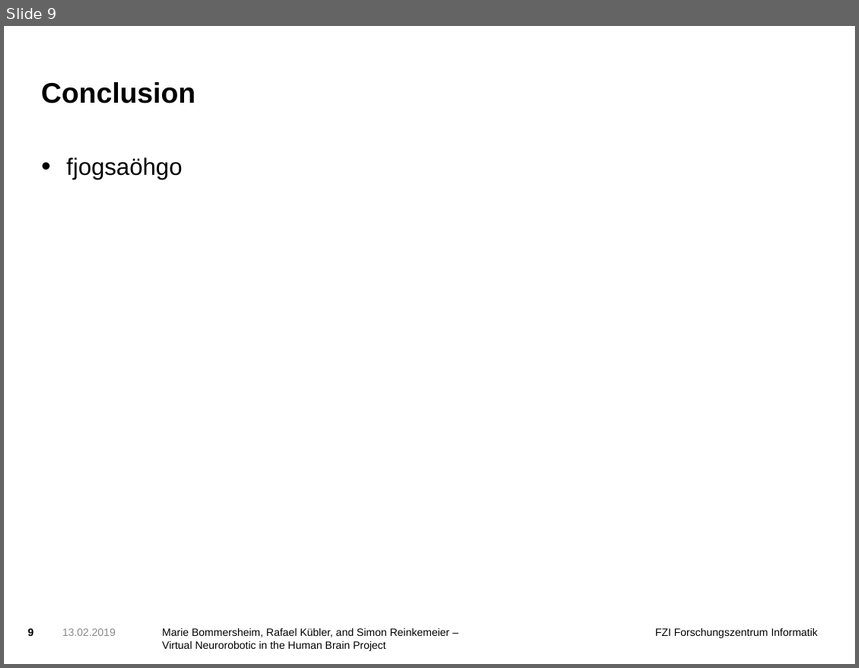
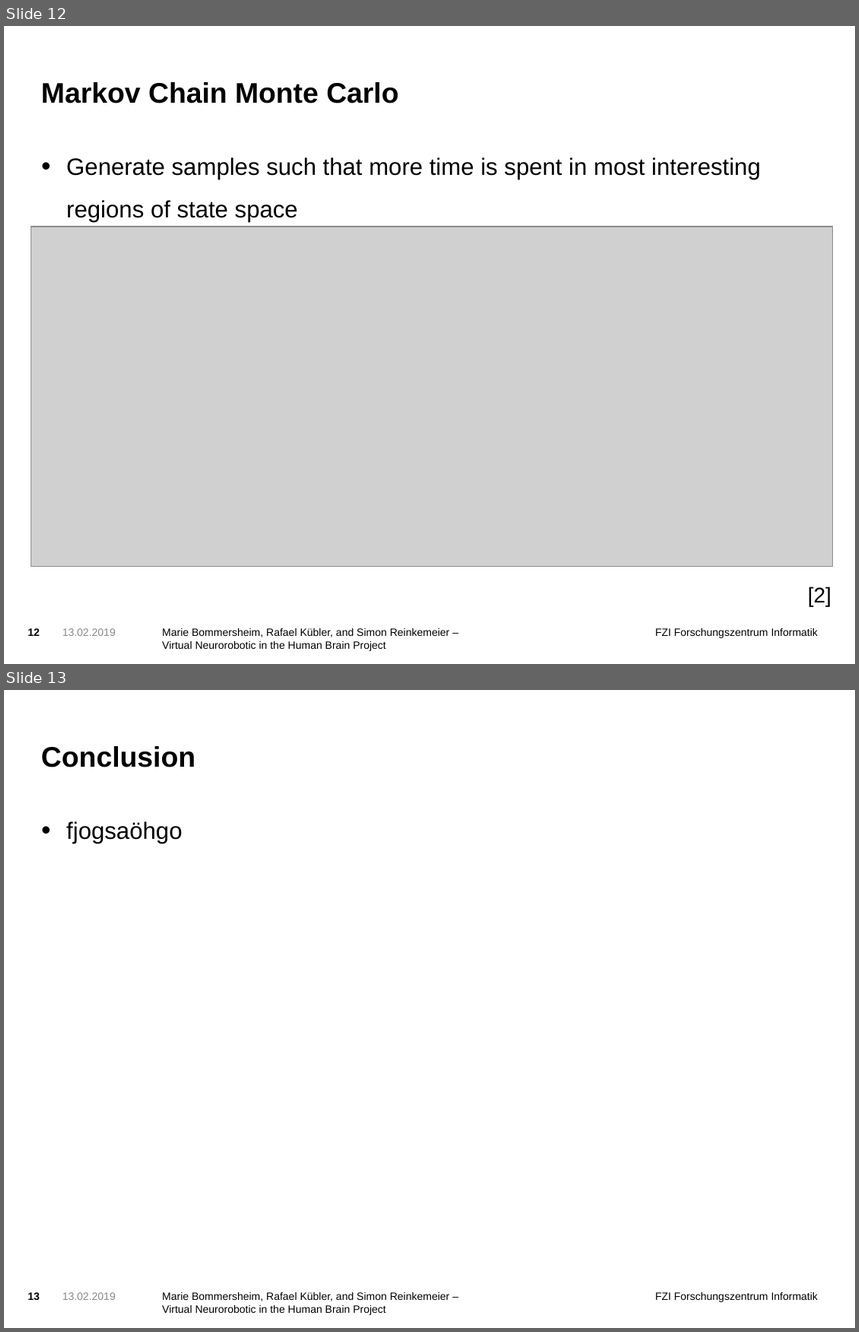
Before and after one commit to simonre/hbpprak_2018_throwing, a slide deck: Präsentation.odp. Shown one above the other, each under a label of ours: slide 9 before the commit, slides 12 and 13 after it. The pictures are 859x668 and 859x1332 pixels, drawn with LibreOffice and Linux fonts; fonts in the diff are those of the drawing; grey boxes stand for pictures; background and template pictures are left out. Boxes give left, top, right and bottom in pixels: in the first picture for what was removed or moved away, otherwise in the second. Text is boxed around its words. In the diff, an @@ line names an element or a change of style, - is before the commit and + after.

```diff
--- a/Präsentation.odp
+++ b/Präsentation.odp
@@ slide 12 added at <box>4,26,855,664</box>, background picture (left out); not listed: 2 template elements that a slide beside it also shows @@
@@ title added at <box>41,82,398,104</box>, 24 pt, text #000000, bold @@
+Markov Chain Monte Carlo
@@ text added at <box>66,157,761,223</box>, 20 pt, text #000000 @@
+• Generate samples such that more time is spent in most interesting regions of state space
@@ picture added at <box>31,227,832,567</box> @@
@@ text added at <box>808,587,832,607</box>, 18 pt, text #000000 @@
+[2]
@@ page number added at <box>28,629,40,636</box>, 9 pt, text #000000, bold @@
+12
@@ text added at <box>63,629,116,636</box>, 9 pt, text #898989 @@
+13.02.2019
@@ what was slide 9 is now slide 13 @@
@@ page number at <box>28,1293,40,1300</box>: text changed @@
-9
+13
```
Also in this commit, not shown: 7 slides changed, 4 other slides added, 1 slide removed, 12 other files.
